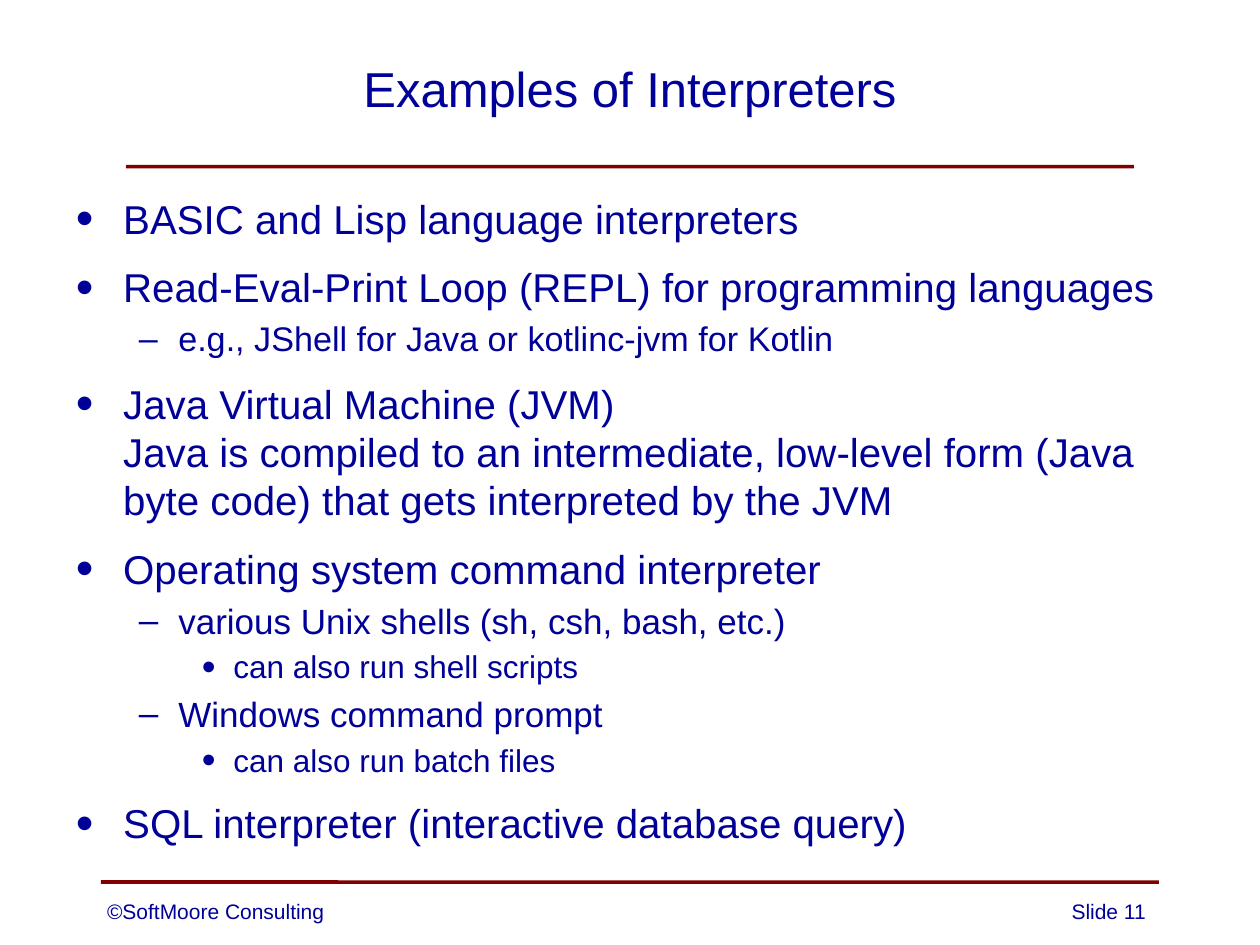
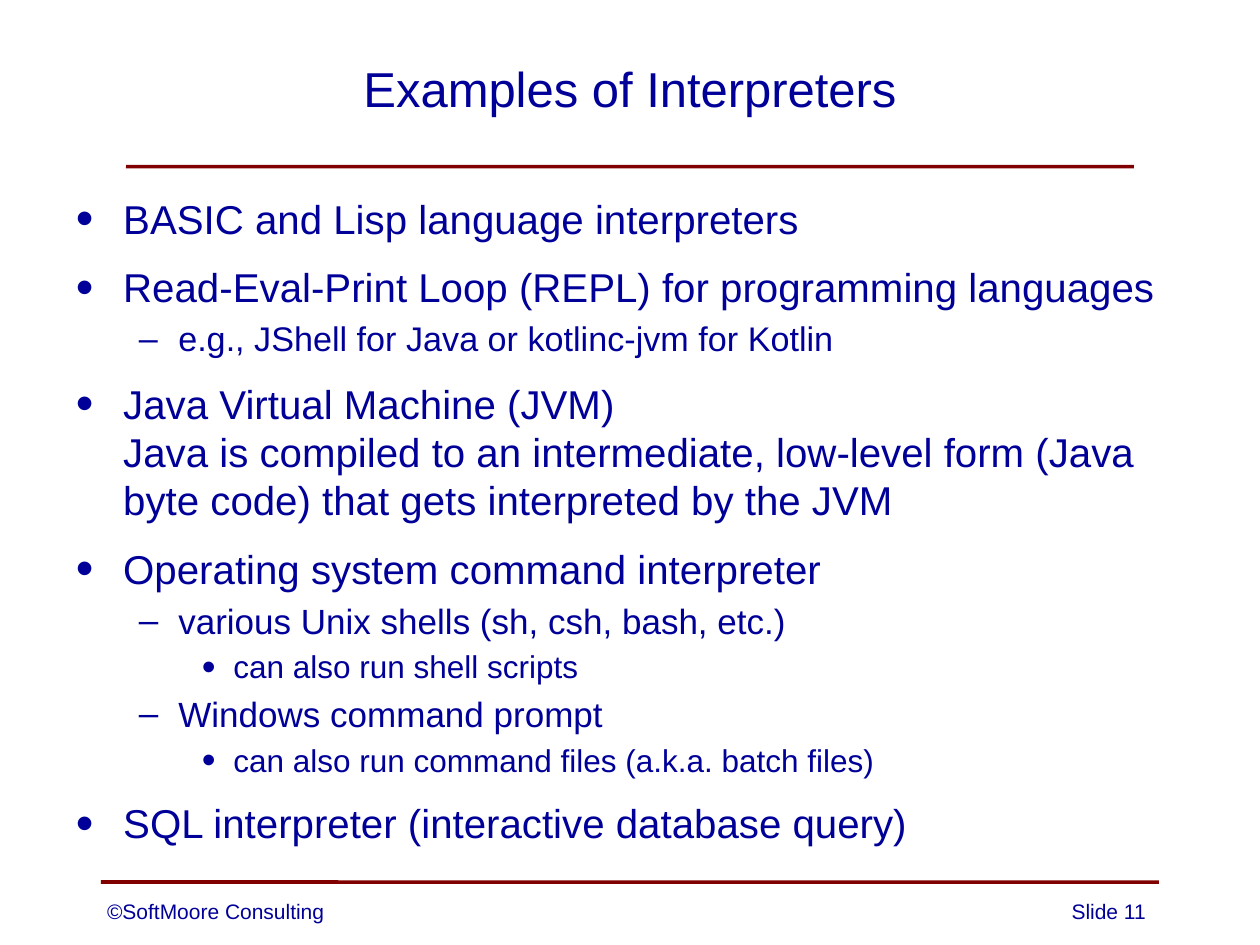
Before and after one commit to SoftMoore/CPRL-Java-4th, a slide deck: slide 11 of PowerPoints/01 - Overview of Compilers.pptx. Drawn at 1260x945 pixels with LibreOffice and Linux fonts; fonts in the diff are those of the drawing. Boxes give left, top, right and bottom in pixels: in the first picture for what was removed or moved away, otherwise in the second. Text is boxed around its words. In the diff, an @@ line names an element or a change of style, - is before the commit and + after.

Commit message:
minor changes to 2 slides

```diff
--- a/PowerPoints/01 - Overview of Compilers.pptx
+++ b/PowerPoints/01 - Overview of Compilers.pptx
@@ text at <box>233,749,873,778</box>: text changed @@
-    • can also run batch files
+    • can also run command files (a.k.a. batch files)
```
Also in this commit, not shown: 1 other slide changed.
